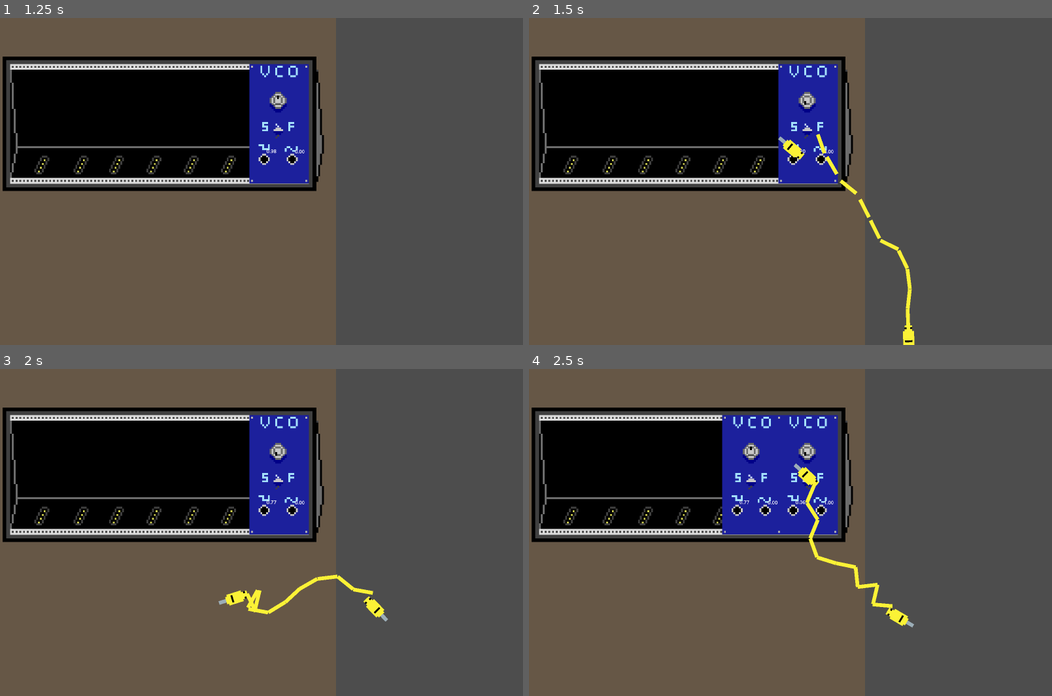
Above: before the commit, frames 1-4 (two rows, left to right).
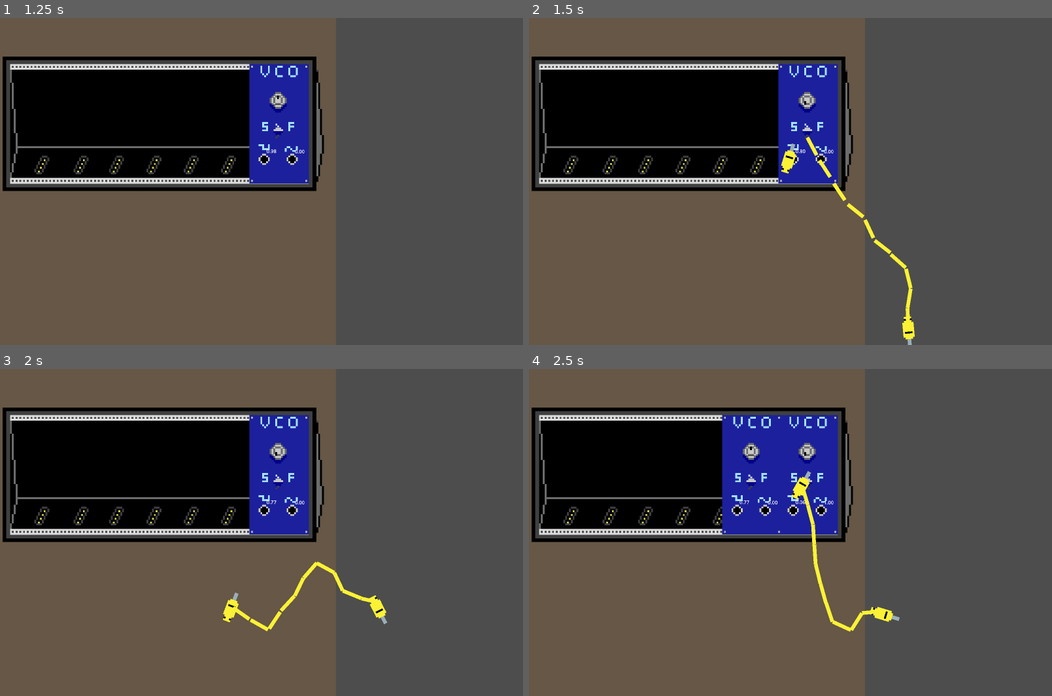
Above: after the commit, the same moments.

Repository: jared-chapman/mod-ship
Game: Godot game, scene res://scenes/main.tscn
The game is run twice, just before and just after one commit, with the same random seed, the same clock (stepped at 60 frames per second) and the same inputs.
Inputs (mouse positions are in pixels of both pictures, inside the frame that each line leads up to):
- Up to frame 1 (1.25 s): tap Enter at 0.5 s; move the mouse to (376, 165) at 0.52 s; hold D (right) from 0.53 s (still down); hold C (c) from 0.53 s (still down); click (376, 165) at 0.67 s
- Up to frame 2 (1.5 s): release D (right) at 1.25 s; release C (c) at 1.25 s; tap Space (space) at 1.25 s; drag from (806, 99) to (764, 246) at 1.27 s
- Up to frame 3 (2 s): no input
- Up to frame 4 (2.5 s): move the mouse to (806, 476) at 2.02 s; press the mouse at (806, 476) at 2.03 s; hold D (right) from 2.03 s (still down); tap C (c) at 2.3 s

Frame 1 is identical in both runs. In frame 2, 1.1% of the frame differs, in the area x 47-74%, y 35-100%; in frame 3, 1.2%; in frame 4, 1.3%, in the area x 50-74%, y 28-81%.

Commit message:
cable tweak

Diff:
--- a/scenes/Cable/cable.gd
+++ b/scenes/Cable/cable.gd
@@ -49,7 +49,6 @@
 
 func _process(_delta):
 
-
 	if state == 'zero':
 		pass
 	if state == 'placing_a':
@@ -65,7 +64,6 @@
 	end_a.stay_at_position = _end_a_position
 	end_a.follow_mouse = false
 	end_b.follow_mouse = true
-	end_a.freeze = true
 
 	state = 'placing_b'
 
@@ -77,6 +75,5 @@
 	end_b.stay_at_position = _end_b_position
 	end_a.follow_mouse = false
 	end_b.follow_mouse = false
-	end_b.freeze = true
 
 	state = 'placed'
--- a/scenes/Cable/cable.tscn
+++ b/scenes/Cable/cable.tscn
@@ -34,15 +34,16 @@
 linear_damp = 5.0
 angular_damp = 10.0
 script = ExtResource("2_b0h6n")
-metadata/_edit_group_ = true
 
 [node name="Unplugged" type="Sprite2D" parent="EndA"]
-position = Vector2(0, -7)
+position = Vector2(-1, 32)
 scale = Vector2(6, 6)
 texture = ExtResource("2_a2jud")
 
 [node name="CollisionShape2D" type="CollisionShape2D" parent="EndA"]
+position = Vector2(-1, 38)
 shape = SubResource("RectangleShape2D_a2jud")
+metadata/_edit_group_ = true
 
 [node name="Plugged" type="Sprite2D" parent="EndA"]
 position = Vector2(-1, 33)
@@ -50,7 +51,7 @@
 texture = ExtResource("4_pnq7s")
 
 [node name="EndB" type="RigidBody2D" parent="."]
-position = Vector2(0, 638)
+position = Vector2(-1, 636)
 collision_layer = 256
 mass = 0.039
 linear_damp = 5.0
@@ -59,17 +60,15 @@
 metadata/_edit_group_ = true
 
 [node name="Unplugged" type="Sprite2D" parent="EndB"]
-position = Vector2(0, 38)
+position = Vector2(0, 14)
 rotation = -3.1415925
 scale = Vector2(6, 6)
 texture = ExtResource("2_a2jud")
 
 [node name="CollisionShape2D" type="CollisionShape2D" parent="EndB"]
-position = Vector2(-1, 32)
 shape = SubResource("RectangleShape2D_b0h6n")
 
 [node name="Plugged" type="Sprite2D" parent="EndB"]
-position = Vector2(-1, 0)
 scale = Vector2(6, 6)
 texture = ExtResource("4_pnq7s")
 
@@ -304,7 +303,7 @@
 node_b = NodePath("../Segment10")
 
 [node name="Joint_S10_EndB" type="PinJoint2D" parent="."]
-position = Vector2(0, 590)
+position = Vector2(0, 620)
 node_a = NodePath("../Segment10")
 node_b = NodePath("../EndB")
 angular_limit_lower = -0.12915437
--- a/scripts/End.gd
+++ b/scripts/End.gd
@@ -11,7 +11,9 @@
 
 
 # Called every frame. 'delta' is the elapsed time since the previous frame.
-func _process(delta: float) -> void:
+func _process(_delta: float) -> void:
+	if stay_at_position and (global_position.distance_to(stay_at_position)) < 0.1:
+		freeze = true
 	pass
 
 
